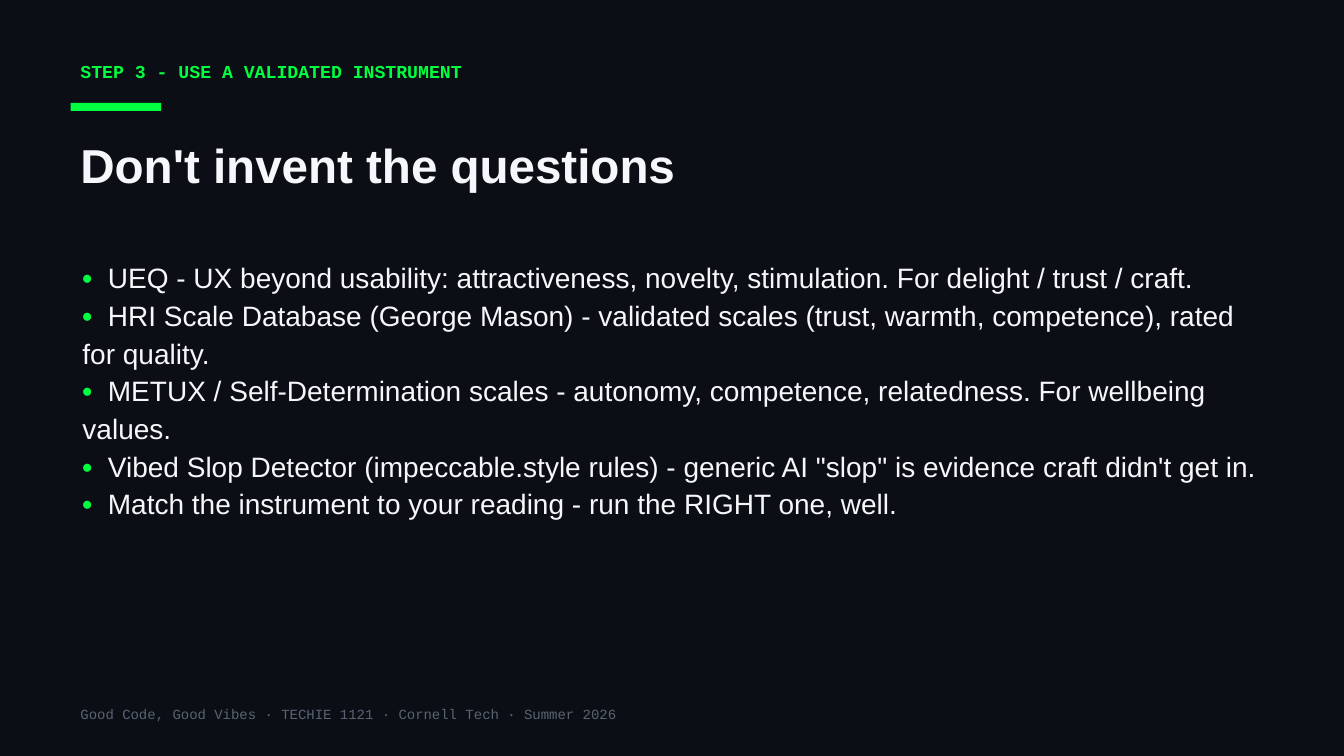
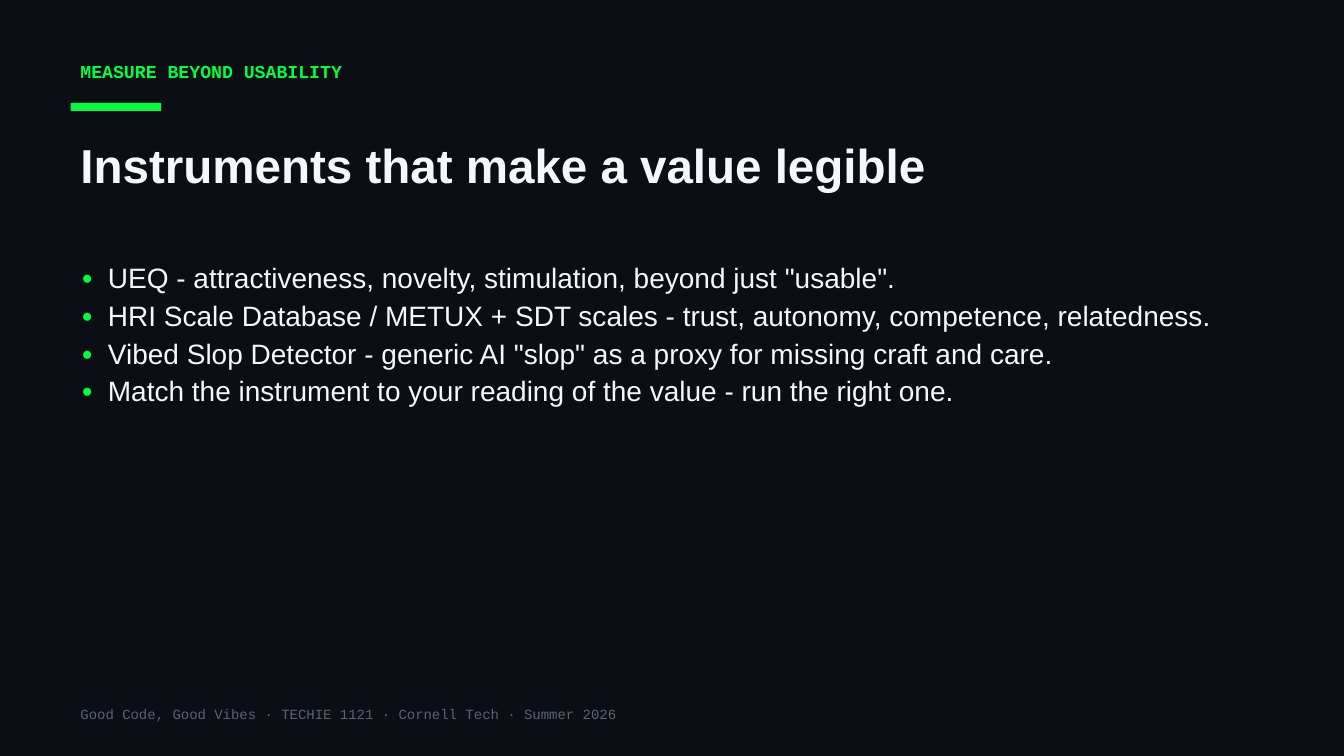
Before and after one commit to Cornell-Tech-Vibe-Coding-Summer-2026/website, a slide deck: slide 25 of slides/Week3-Tue-User-Testing-II.pptx (slide 10 before the commit). Drawn at 1344x756 pixels with LibreOffice and Linux fonts; fonts in the diff are those of the drawing. Boxes give left, top, right and bottom in pixels: in the first picture for what was removed or moved away, otherwise in the second. Text is boxed around its words. In the diff, an @@ line names an element or a change of style, - is before the commit and + after.

```diff
--- a/slides/Week3-Tue-User-Testing-II.pptx
+++ b/slides/Week3-Tue-User-Testing-II.pptx
@@ text at bbox=[80, 66, 342, 78]: text changed @@
-STEP 3 - USE A VALIDATED INSTRUMENT
+MEASURE BEYOND USABILITY
@@ text at bbox=[80, 148, 925, 192]: text changed @@
-Don't invent the questions
+Instruments that make a value legible
@@ text at bbox=[108, 267, 1211, 406]: text changed @@
-• UEQ - UX beyond usability: attractiveness, novelty, stimulation. For delight / trust / craft.
-• HRI Scale Database (George Mason) - validated scales (trust, warmth, competence), rated for quality.
-• METUX / Self-Determination scales - autonomy, competence, relatedness. For wellbeing values.
-• Vibed Slop Detector (impeccable.style rules) - generic AI "slop" is evidence craft didn't get in.
-• Match the instrument to your reading - run the RIGHT one, well.
+• UEQ - attractiveness, novelty, stimulation, beyond just "usable".
+• HRI Scale Database / METUX + SDT scales - trust, autonomy, competence, relatedness.
+• Vibed Slop Detector - generic AI "slop" as a proxy for missing craft and care.
+• Match the instrument to your reading of the value - run the right one.
```
Also in this commit, not shown: 14 other slides changed, 16 slides added, 3 slides removed, 12 other files.
